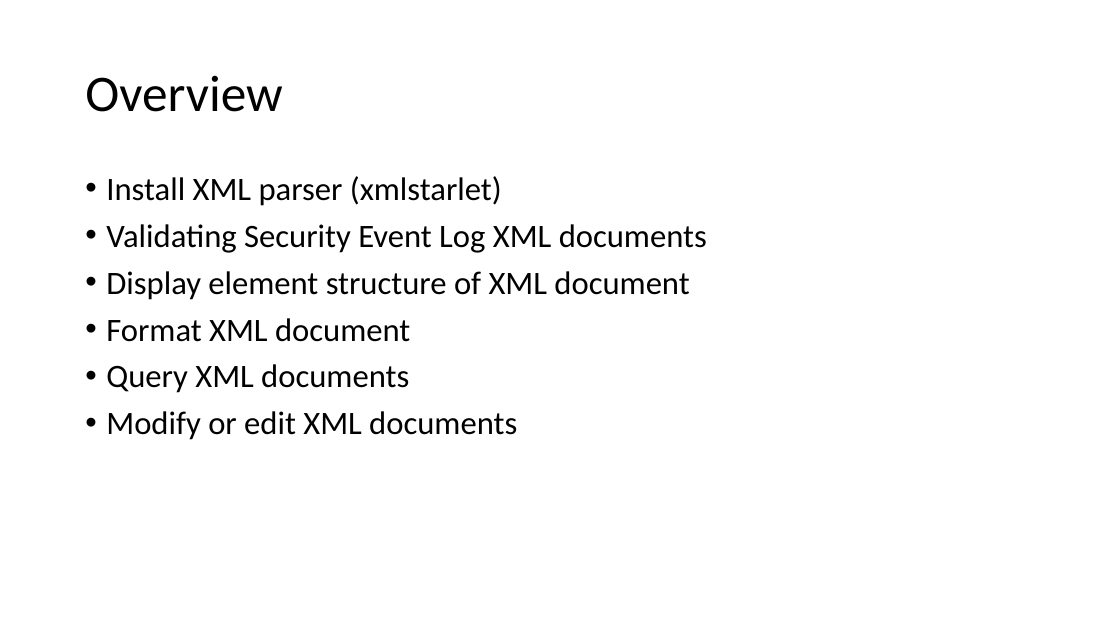
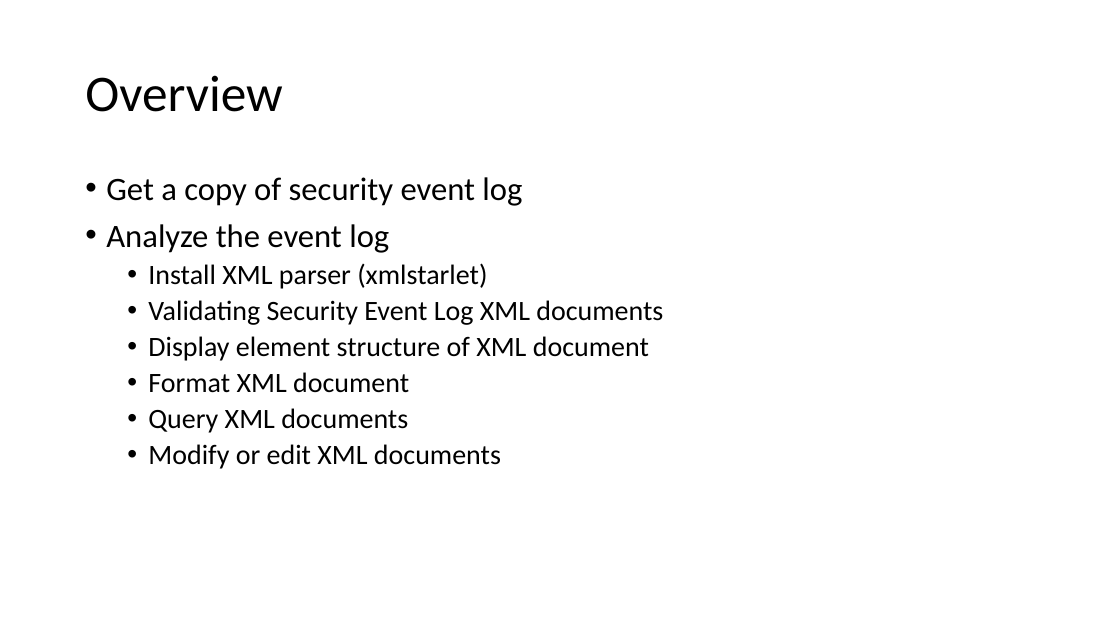
Before and after one commit to frankwxu/digital-forensics-lab, a slide deck: slide 4 of NIST_Data_Leakage_Case/NIST_Data_Leakage_02._WinEvt_XML.pptx (slide 3 before the commit). Drawn at 1120x630 pixels with LibreOffice and Linux fonts; fonts in the diff are those of the drawing; background and template pictures are left out. Boxes give left, top, right and bottom in pixels: in the first picture for what was removed or moved away, otherwise in the second. Text is boxed around its words. In the diff, an @@ line names an element or a change of style, - is before the commit and + after.

```diff
--- a/NIST_Data_Leakage_Case/NIST_Data_Leakage_02._WinEvt_XML.pptx
+++ b/NIST_Data_Leakage_Case/NIST_Data_Leakage_02._WinEvt_XML.pptx
@@ text at [106,177,522,253]: paragraphs added @@
+• Get a copy of security event log
+• Analyze the event log
@@ text at [148,263,663,469]: size 28 to 24 pt in "Install XML parser (xmlstarlet)", "Validating Security Event Log XML documents", "Display element structure of XML document", "Format XML document" and 2 more places; list level 1 to 2 in "Install XML parser (xmlstarlet)"; list level 1 to 2 in "Validating Security Event Log XML ..."; list level 1 to 2 in "Display element structure of XML ..."; list level 1 to 2 in "Format XML document"; list level 1 to 2 in "Query XML documents"; list level 1 to 2 in "Modify or edit XML documents" @@
```
Also in this commit, not shown: 1 other slide changed, 2 slides added, 1 other file.
